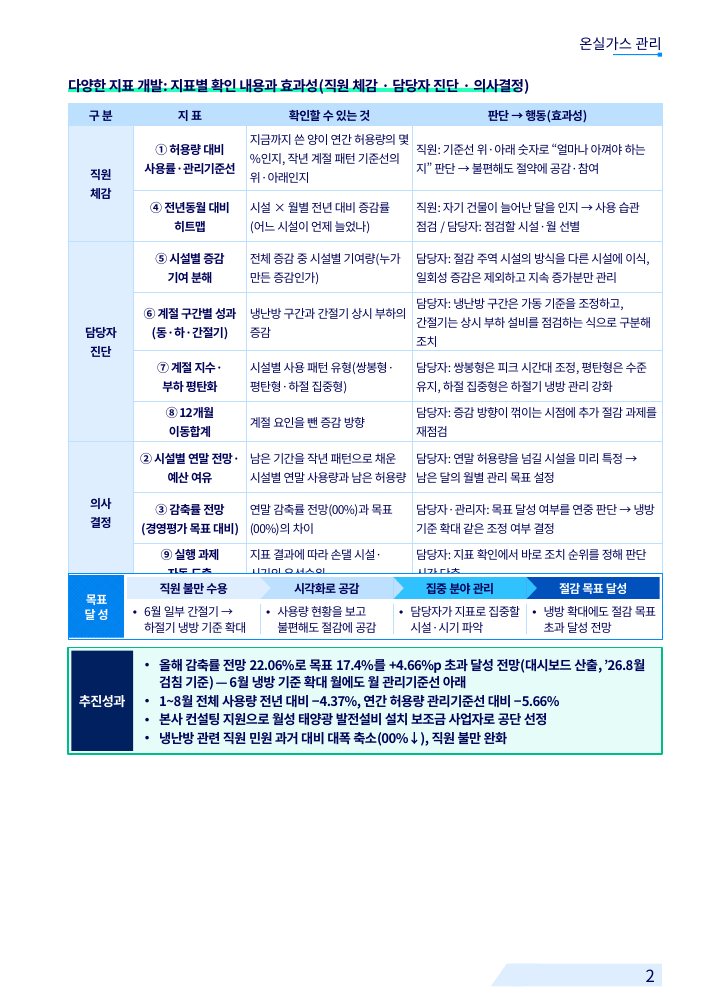
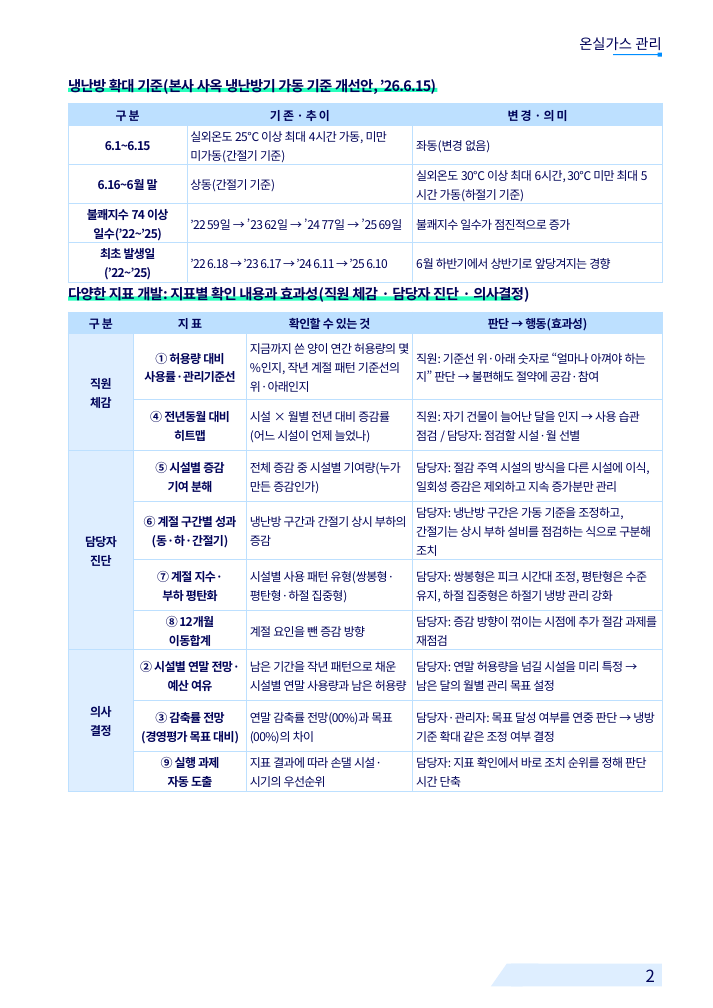
Before and after one commit to khjlsi-creator/claude, a slide deck: slide 2 of korad-경영평가-ppt/KORAD_경영평가_온실가스_수용성_A4세로.pptx. Drawn at 713x1008 pixels with LibreOffice and Linux fonts; fonts in the diff are those of the drawing; background and template pictures are left out. Boxes give left, top, right and bottom in pixels: in the first picture for what was removed or moved away, otherwise in the second. Text is boxed around its words. In the diff, an @@ line names an element or a change of style, - is before the commit and + after.

```diff
--- a/korad-경영평가-ppt/KORAD_경영평가_온실가스_수용성_A4세로.pptx
+++ b/korad-경영평가-ppt/KORAD_경영평가_온실가스_수용성_A4세로.pptx
@@ rectangle: place and size @@
-rectangle at bbox=[68, 88, 518, 92]
+rectangle at bbox=[68, 88, 437, 92]
@@ text at bbox=[68, 77, 436, 96]: text changed @@
-다양한 지표 개발: 지표별 확인 내용과 효과성(직원 체감 · 담당자 진단 · 의사결정)
+냉난방 확대 기준(본사 사옥 냉난방기 가동 기준 개선안, ’26.6.15)
@@ table added at bbox=[68, 103, 662, 283], 5 rows, 3 columns @@
+구 분 | 기 존 · 추 이 | 변 경 · 의 미
+6.1~6.15 | 실외온도 25℃ 이상 최대 4시간 가동, 미만 미가동(간절기 기준) | 좌동(변경 없음)
+6.16~6월 말 | 상동(간절기 기준) | 실외온도 30℃ 이상 최대 6시간, 30℃ 미만 최대 5시간 가동(하절기 기준)
+불쾌지수 74 이상 / 일수(’22~’25) | ’22 59일 → ’23 62일 → ’24 77일 → ’25 69일 | 불쾌지수 일수가 점진적으로 증가
+최초 발생일 / (’22~’25) | ’22 6.18 → ’23 6.17 → ’24 6.11 → ’25 6.10 | 6월 하반기에서 상반기로 앞당겨지는 경향
@@ rectangle: place and size @@
-rectangle at bbox=[68, 573, 662, 639]
+rectangle at bbox=[68, 297, 518, 301]
@@ rectangle at bbox=[68, 297, 518, 301]: fill #FFFFFF to #29FFBD; outline #008EFF 0.75 pt to none @@
@@ text added at bbox=[68, 285, 529, 304], 12 pt, text #000359, bold @@
+다양한 지표 개발: 지표별 확인 내용과 효과성(직원 체감 · 담당자 진단 · 의사결정)
@@ table: place and size @@
-table at bbox=[68, 103, 662, 585]
+table at bbox=[68, 312, 662, 791]
@@ rectangle removed at bbox=[69, 575, 124, 637] @@
-목표
-달 성
@@ rectangle removed at bbox=[127, 578, 260, 599] @@
-직원 불만 수용
@@ rectangle removed at bbox=[260, 578, 393, 599] @@
-시각화로 공감
@@ freeform shape removed at bbox=[260, 578, 271, 599] @@
@@ rectangle removed at bbox=[393, 578, 526, 599] @@
-집중 분야 관리
@@ freeform shape removed at bbox=[393, 578, 403, 599] @@
@@ rectangle removed at bbox=[527, 578, 660, 599] @@
-절감 목표 달성
@@ freeform shape removed at bbox=[527, 578, 537, 599] @@
@@ text removed at bbox=[144, 606, 246, 633] @@
-• 6월 일부 간절기 → 하절기 냉방 기준 확대
@@ line removed from (260, 604) to (260, 635) @@
@@ text removed at bbox=[277, 606, 376, 633] @@
-• 사용량 현황을 보고 불편해도 절감에 공감
@@ line removed from (393, 604) to (393, 635) @@
@@ text removed at bbox=[410, 606, 520, 633] @@
-• 담당자가 지표로 집중할 시설·시기 파악
@@ line removed from (527, 604) to (527, 635) @@
@@ text removed at bbox=[544, 606, 656, 633] @@
-• 냉방 확대에도 절감 목표 초과 달성 전망
@@ rectangle removed at bbox=[68, 647, 662, 754] @@
@@ rectangle removed at bbox=[72, 651, 134, 751] @@
-추진성과
@@ text removed at bbox=[159, 659, 646, 746] @@
-• 올해 감축률 전망 22.06%로 목표 17.4%를 +4.66%p 초과 달성 전망(대시보드 산출, ’26.8월 검침 기준) — 6월 냉방 기준 확대 월에도 월 관리기준선 아래
-• 1~8월 전체 사용량 전년 대비 −4.37%, 연간 허용량 관리기준선 대비 −5.66%
-• 본사 컨설팅 지원으로 월성 태양광 발전설비 설치 보조금 사업자로 공단 선정
-• 냉난방 관련 직원 민원 과거 대비 대폭 축소(00%↓), 직원 불만 완화
```
Also in this commit, not shown: 1 other slide changed, 1 other file.
